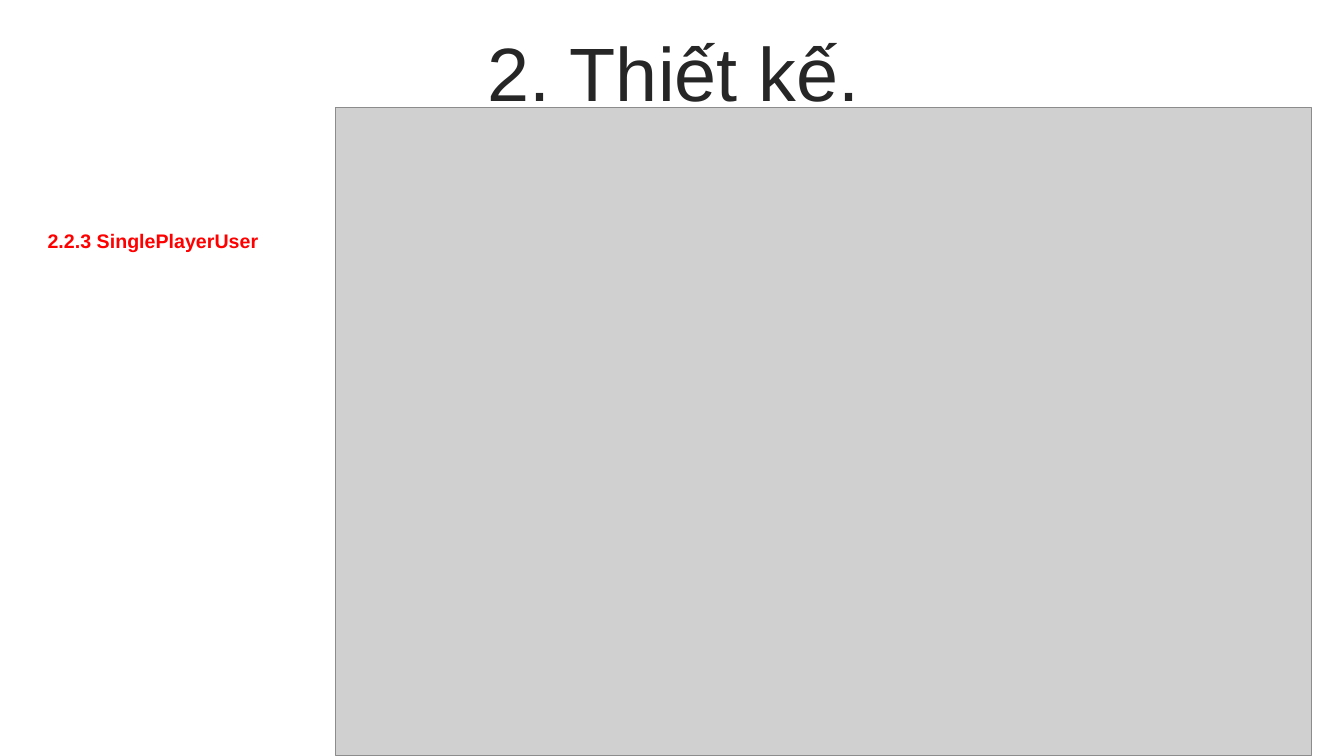
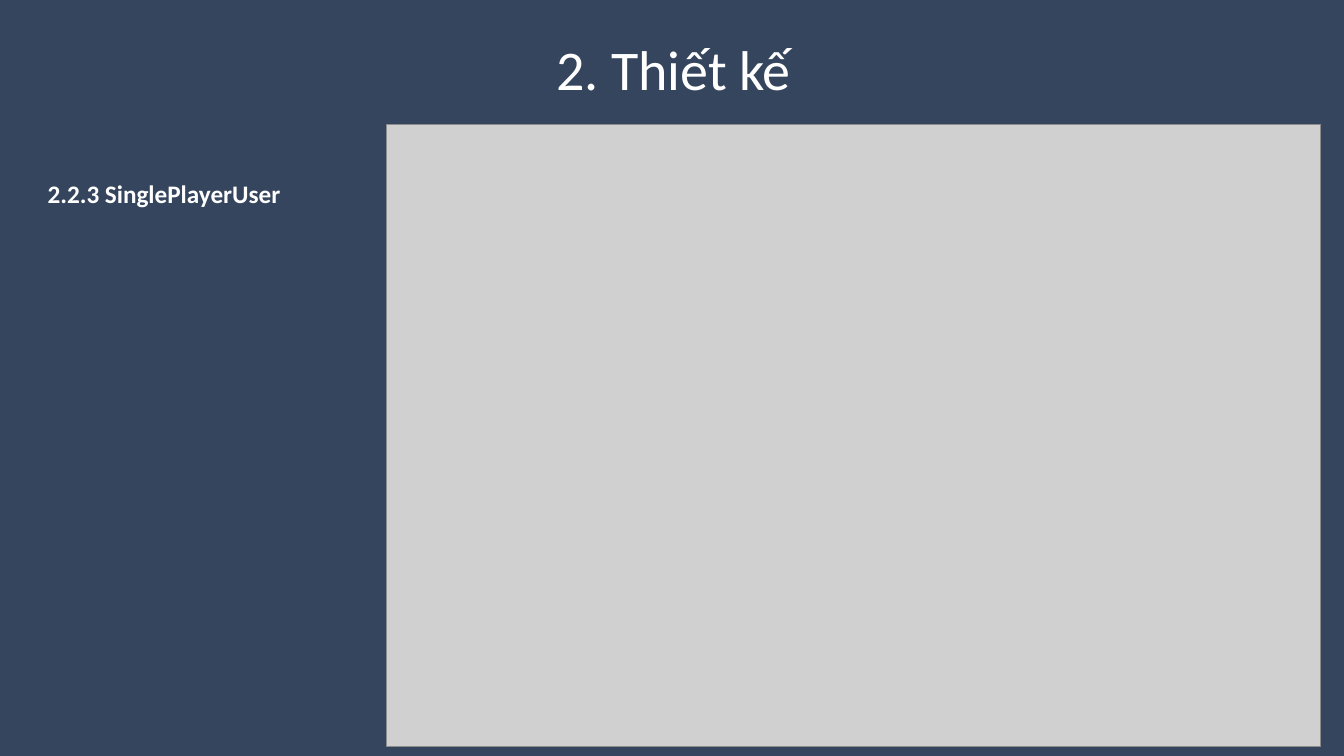
Before and after one commit to tonganh/IT126815, a slide deck: slide 10 of BTL/report/LTM_CHECK_POINT_1.pptx (slide 9 before the commit). Drawn at 1344x756 pixels with LibreOffice and Linux fonts; fonts in the diff are those of the drawing; grey boxes stand for pictures; background and template pictures are left out. Boxes give left, top, right and bottom in pixels: in the first picture for what was removed or moved away, otherwise in the second. Text is boxed around its words. In the diff, an @@ line names an element or a change of style, - is before the commit and + after.

```diff
--- a/BTL/report/LTM_CHECK_POINT_1.pptx
+++ b/BTL/report/LTM_CHECK_POINT_1.pptx
@@ background picture (left out) to #35455E @@
@@ text "2. Thiết kế" at bbox=[556, 48, 790, 91]: vertical alignment middle to top @@
@@ text at bbox=[556, 48, 790, 91]: text changed; size 54 to 40 pt; font Arial to Calibri; text colour #262626 to #FFFFFF @@
-2. Thiết kế.
+2. Thiết kế
@@ picture: place and size @@
-picture at bbox=[336, 108, 1312, 756]
+picture at bbox=[386, 125, 1321, 746]
@@ text "2.2.3 SinglePlayerUser": place and size @@
-text "2.2.3 SinglePlayerUser" at bbox=[48, 233, 258, 252]
+text "2.2.3 SinglePlayerUser" at bbox=[48, 185, 280, 208]
@@ text "2.2.3 SinglePlayerUser" at bbox=[48, 185, 280, 208]: size 14 to 18 pt, font Arial to Calibri, text colour #FF0000 to #FFFFFF @@
```
Also in this commit, not shown: 10 other slides changed, 3 slides added, 1 slide removed, 18 other files.
